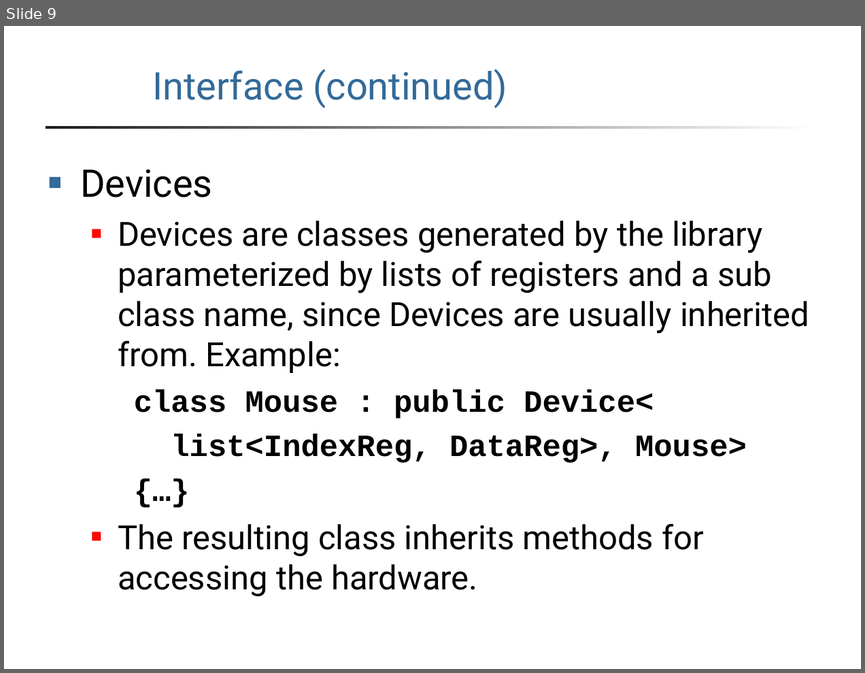
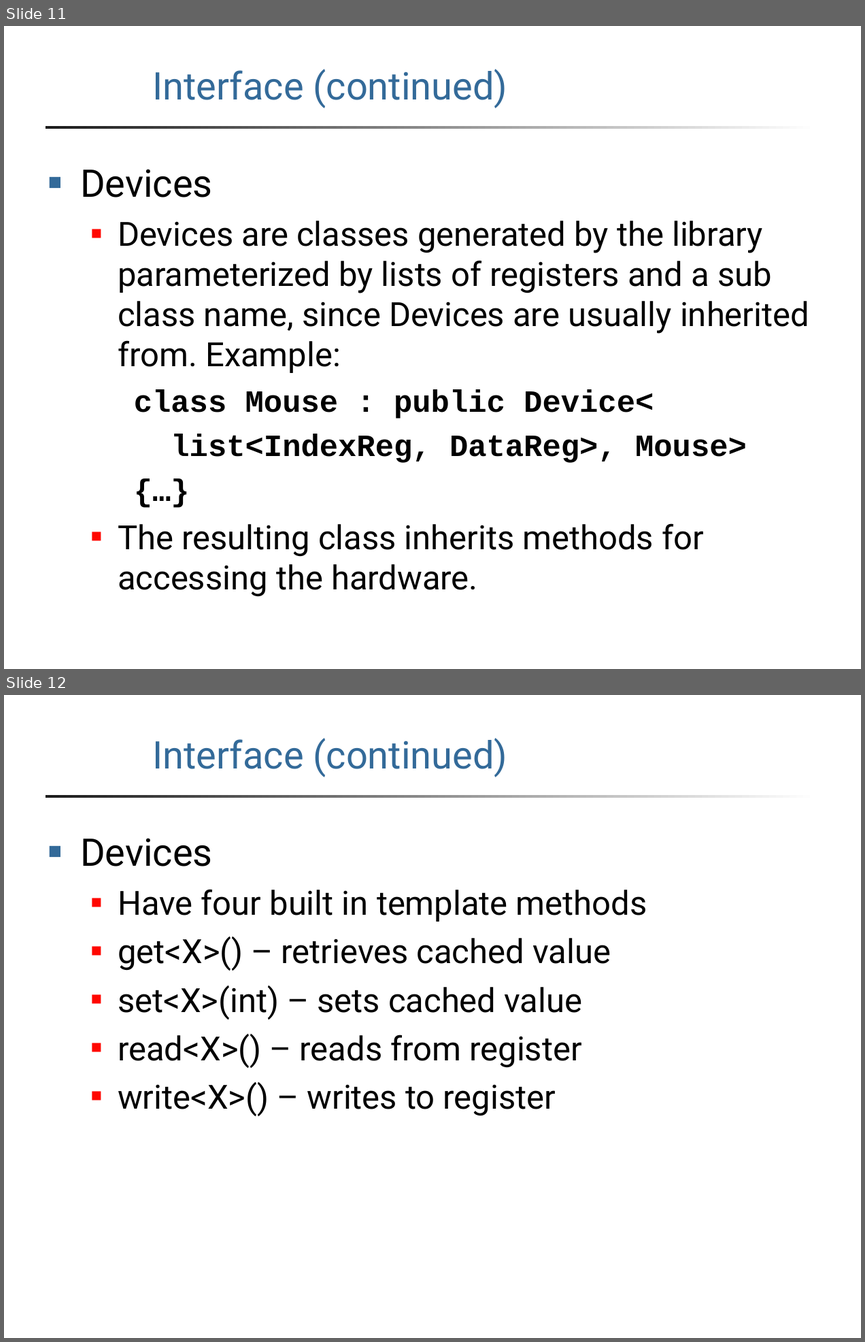
Before and after one commit to ryanofsky/device, a slide deck: report/slides.ppt. Shown one above the other, each under a label of ours: slide 9 before the commit, slides 11 and 12 after it. The pictures are 865x673 and 865x1342 pixels, drawn with LibreOffice and Linux fonts; fonts in the diff are those of the drawing; background and template pictures are left out. Boxes give left, top, right and bottom in pixels: in the first picture for what was removed or moved away, otherwise in the second. Text is boxed around its words. In the diff, an @@ line names an element or a change of style, - is before the commit and + after.

```diff
--- a/report/slides.ppt
+++ b/report/slides.ppt
@@ slide 12 added at (4, 695, 861, 1338), background #FFFFFF; not listed: 1 template element that a slide beside it also shows @@
@@ title added at (152, 738, 508, 777), 32 pt, text #336A99 @@
+Interface (continued)
@@ text added at (80, 838, 647, 1116), 28 pt, text #000000 @@
+■ Devices
+  ■ Have four built in template methods
+  ■ get<X>() – retrieves cached value
+  ■ set<X>(int) – sets cached value
+  ■ read<X>() – reads from register
+  ■ write<X>() – writes to register
@@ what was slide 9 is now slide 11 @@
```
Also in this commit, not shown: 2 slides changed, 6 other slides added.
